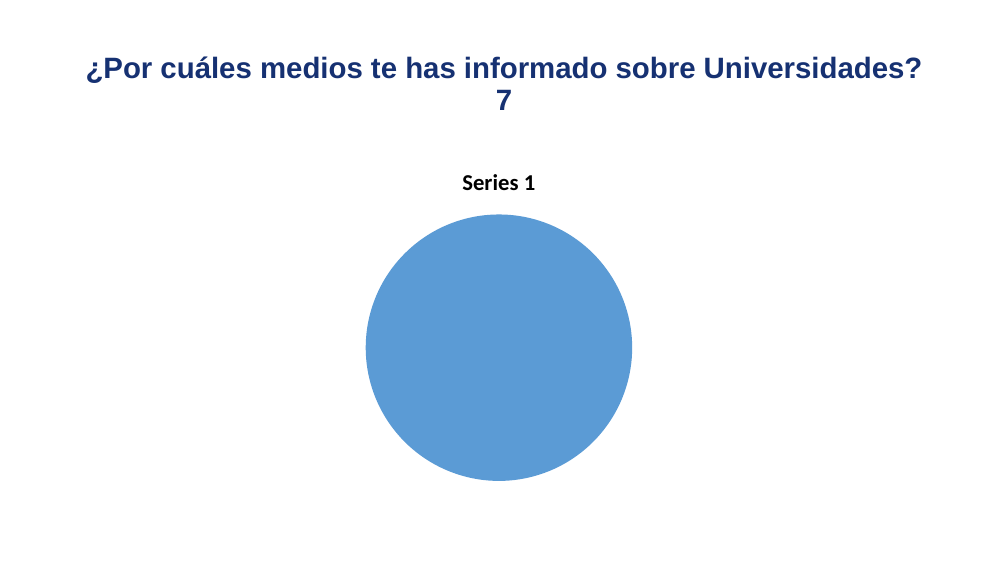
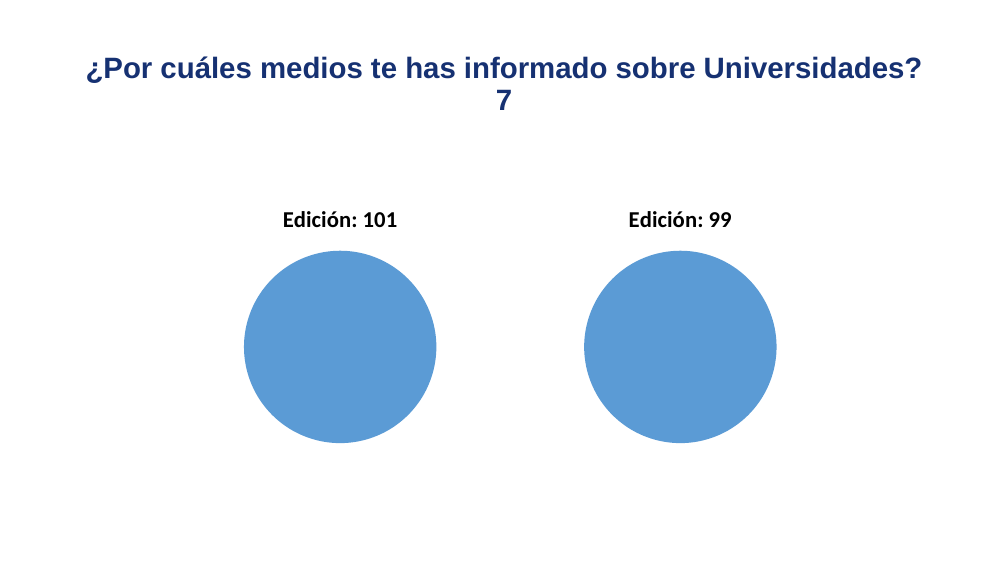
Before and after one commit to david-monroy/sistema-aid, a slide deck: slide 2 of sistemaaid/backend/ia/presentaciones/pruebapresentaciones.pptx. Drawn at 1008x567 pixels with LibreOffice and Linux fonts; fonts in the diff are those of the drawing. Boxes give left, top, right and bottom in pixels: in the first picture for what was removed or moved away, otherwise in the second. Text is boxed around its words. In the diff, an @@ line names an element or a change of style, - is before the commit and + after.

```diff
--- a/sistemaaid/backend/ia/presentaciones/pruebapresentaciones.pptx
+++ b/sistemaaid/backend/ia/presentaciones/pruebapresentaciones.pptx
@@ pie chart added at [189, 189, 492, 454] @@
+title "Edición: 101"
+categories: 1
+Edición: 101: 100
@@ pie chart at [529, 189, 832, 454] @@
@@ title "Series 1" to "Edición: 99" @@
-Series 1: 100
+Edición: 99: 100
@@ pie chart: place and size @@
-pie chart at [272, 151, 726, 492]
+pie chart at [529, 189, 832, 454]
```
Also in this commit, not shown: 4 slides added, 1 other file.
